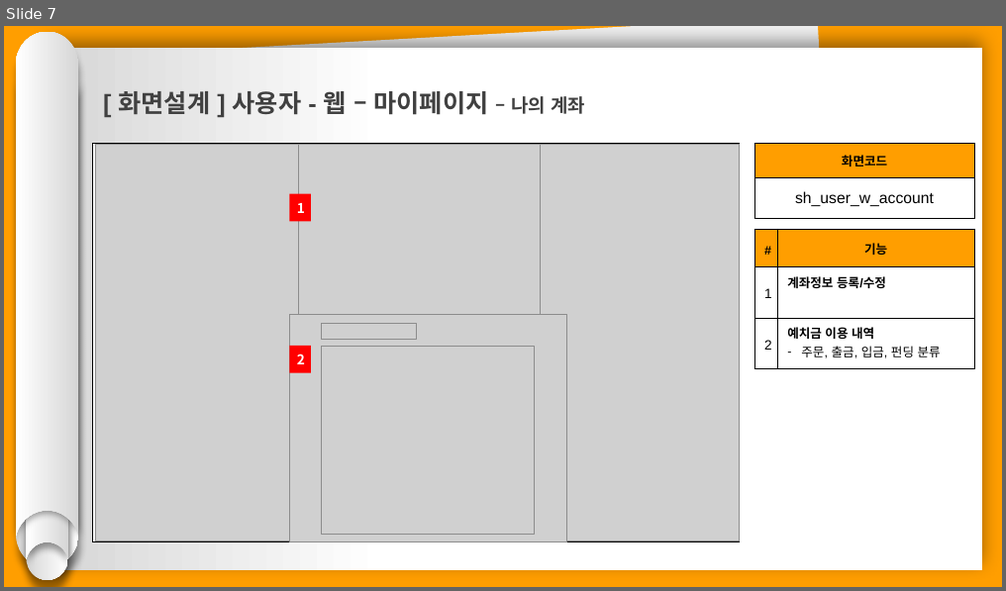
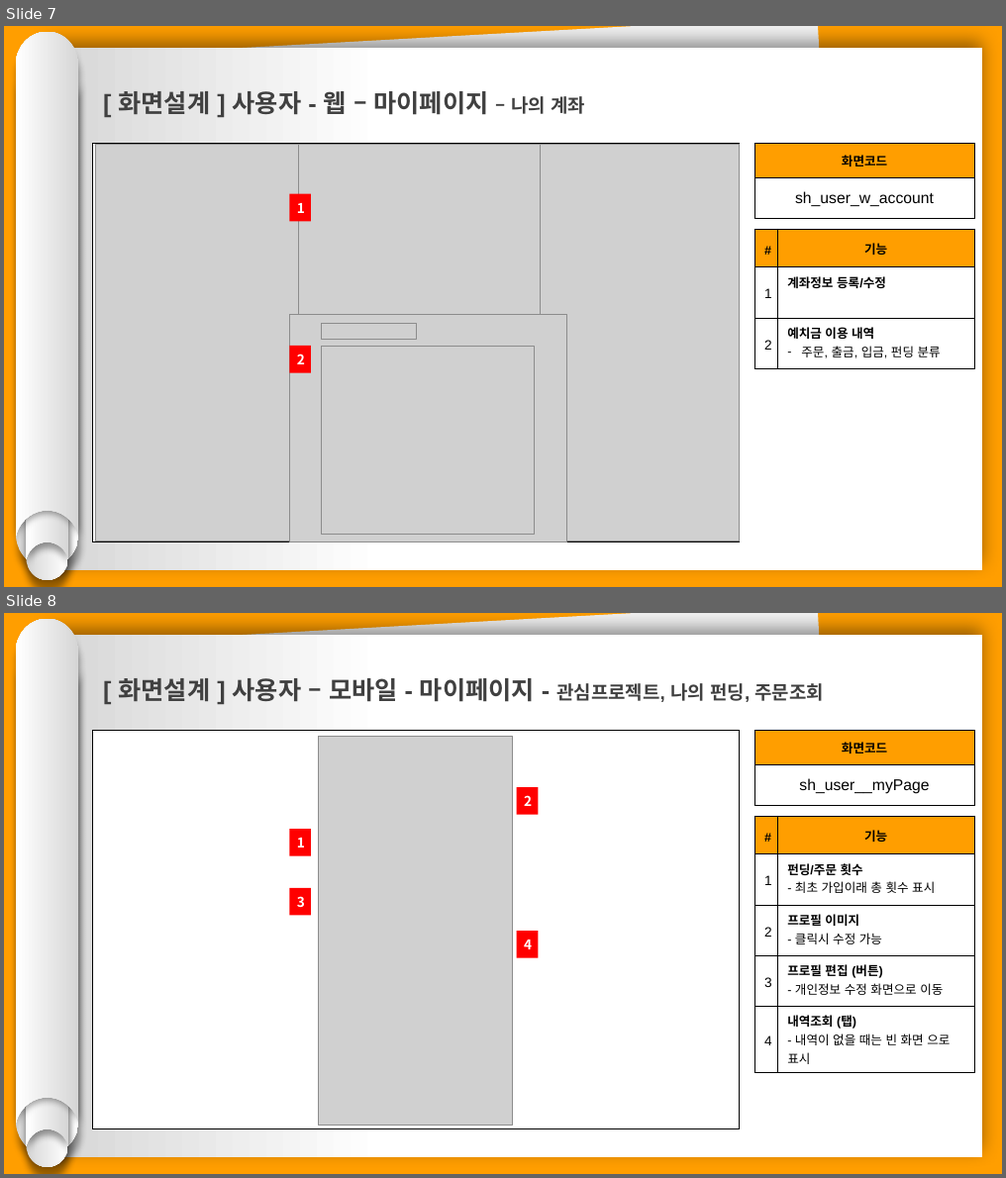
Before and after one commit to hhsw07/ezen-academy-projects, a slide deck: 0 발표용 파워포인트/project06 - 파워포인트 종합 - 서희.pptx. Shown one above the other, each under a label of ours: slide 7 before the commit, slides 7 and 8 after it. The pictures are 1006x591 and 1006x1178 pixels, drawn with LibreOffice and Linux fonts; fonts in the diff are those of the drawing; grey boxes stand for pictures. Boxes give left, top, right and bottom in pixels: in the first picture for what was removed or moved away, otherwise in the second. Text is boxed around its words. In the diff, an @@ line names an element or a change of style, - is before the commit and + after.

```diff
--- a/0 발표용 파워포인트/project06 - 파워포인트 종합 - 서희.pptx
+++ b/0 발표용 파워포인트/project06 - 파워포인트 종합 - 서희.pptx
@@ slide 8 added at (4,613,1002,1174), background #FF9E00 @@
@@ group added at (16,619,79,1167): 4 freeform shapes @@
@@ rectangle added at (48,635,983,1158), fill gradient #FFFFFF to #D7D7D7 @@
@@ rectangle added at (58,613,846,1154), fill #F2F2F2 @@
@@ text added at (119,678,825,702), 24 pt, text #404040, bold @@
+[ 화면설계 ] 사용자 – 모바일 - 마이페이지 - 관심프로젝트, 나의 펀딩, 주문조회
@@ rectangle added at (92,731,739,1130), fill #FFFFFF, outline #000000 0.75 pt @@
@@ table added at (754,731,975,805), 2 rows, 1 columns @@
+화면코드
+sh_user__myPage
@@ picture added at (319,737,512,1126) @@
@@ rectangle added at (517,787,539,815), fill #FF0000, 13 pt, text #FFFFFF, bold @@
+2
@@ table added at (754,816,975,1072), 5 rows, 2 columns @@
+# | 기능
+1 | 펀딩/주문 횟수 / - 최초 가입이래 총 횟수 표시
+2 | 프로필 이미지 / - 클릭시 수정 가능
+3 | 프로필 편집 (버튼) / - 개인정보 수정 화면으로 이동
+4 | 내역조회 (탭) / - 내역이 없을 때는 빈 화면 으로 표시
@@ rectangle added at (289,829,311,857), fill #FF0000, 13 pt, text #FFFFFF, bold @@
+1
@@ rectangle added at (289,888,311,916), fill #FF0000, 13 pt, text #FFFFFF, bold @@
+3
@@ rectangle added at (517,931,539,959), fill #FF0000, 13 pt, text #FFFFFF, bold @@
+4
```
Also in this commit, not shown: 2 slides changed, 6 other slides added.
